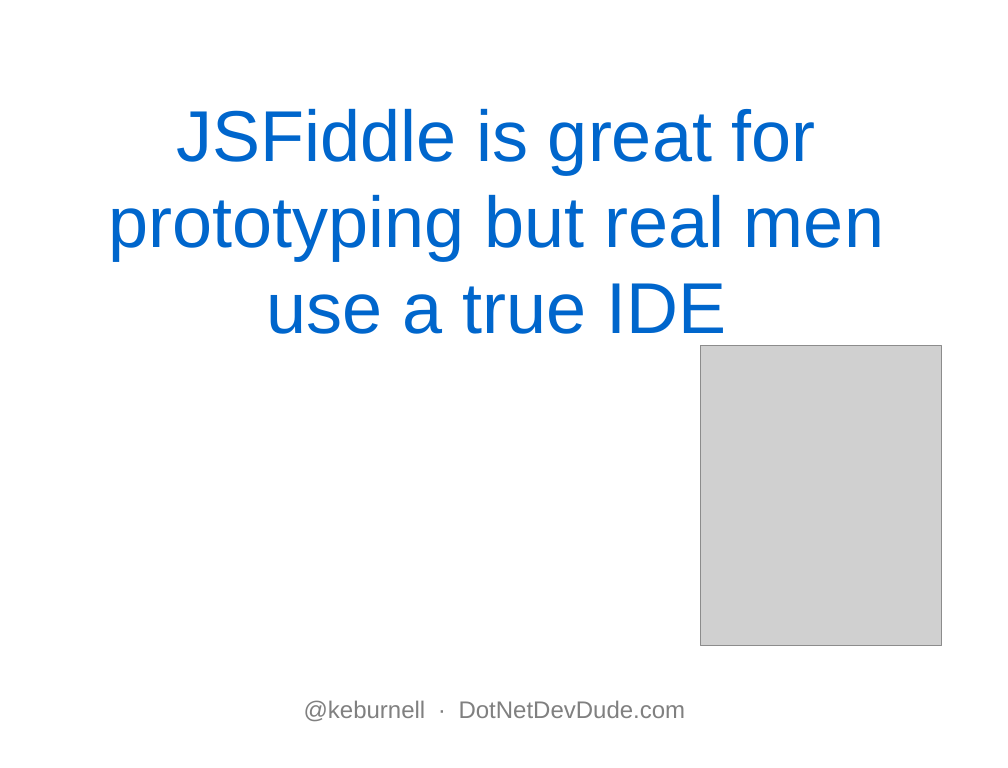
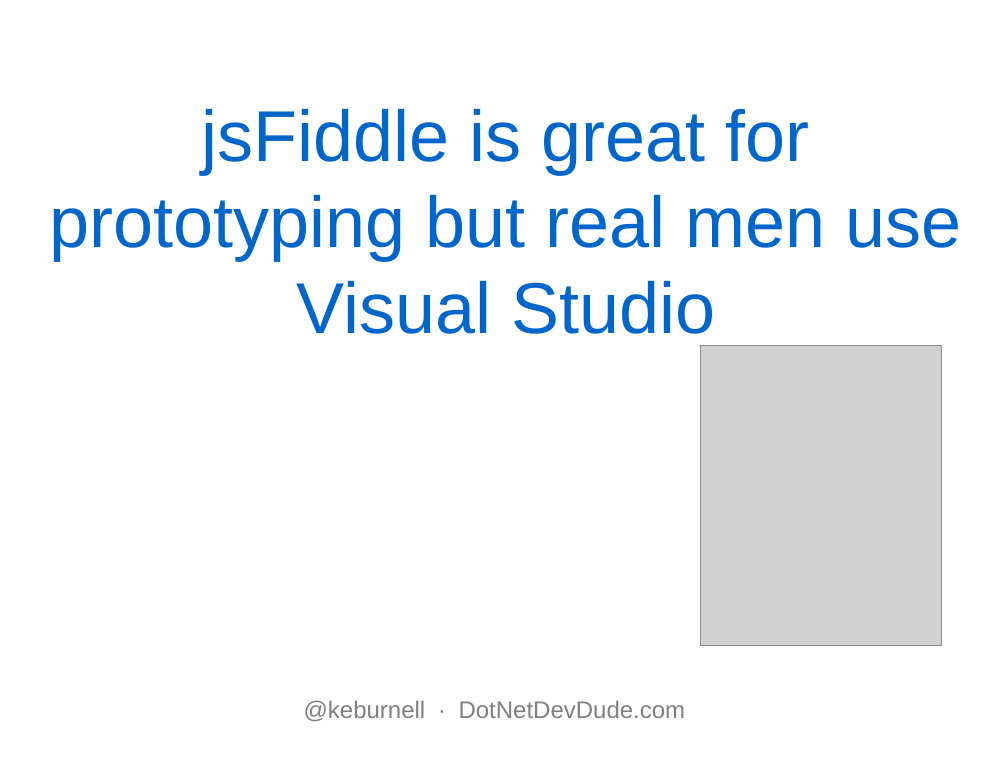
Before and after one commit to kburnell/KO_Your_MVC, a slide deck: slide 11 of KOyourMVC.pptx. Drawn at 1008x768 pixels with LibreOffice and Linux fonts; fonts in the diff are those of the drawing; grey boxes stand for pictures; background and template pictures are left out. Boxes give left, top, right and bottom in pixels: in the first picture for what was removed or moved away, otherwise in the second. Text is boxed around its words. In the diff, an @@ line names an element or a change of style, - is before the commit and + after.

```diff
--- a/KOyourMVC.pptx
+++ b/KOyourMVC.pptx
@@ title at box(50, 108, 962, 347): text changed @@
-JSFiddle is great for prototyping but real men use a true IDE
+jsFiddle is great for prototyping but real men use Visual Studio
```
Also in this commit, not shown: 6 other slides changed, 6 other files.
